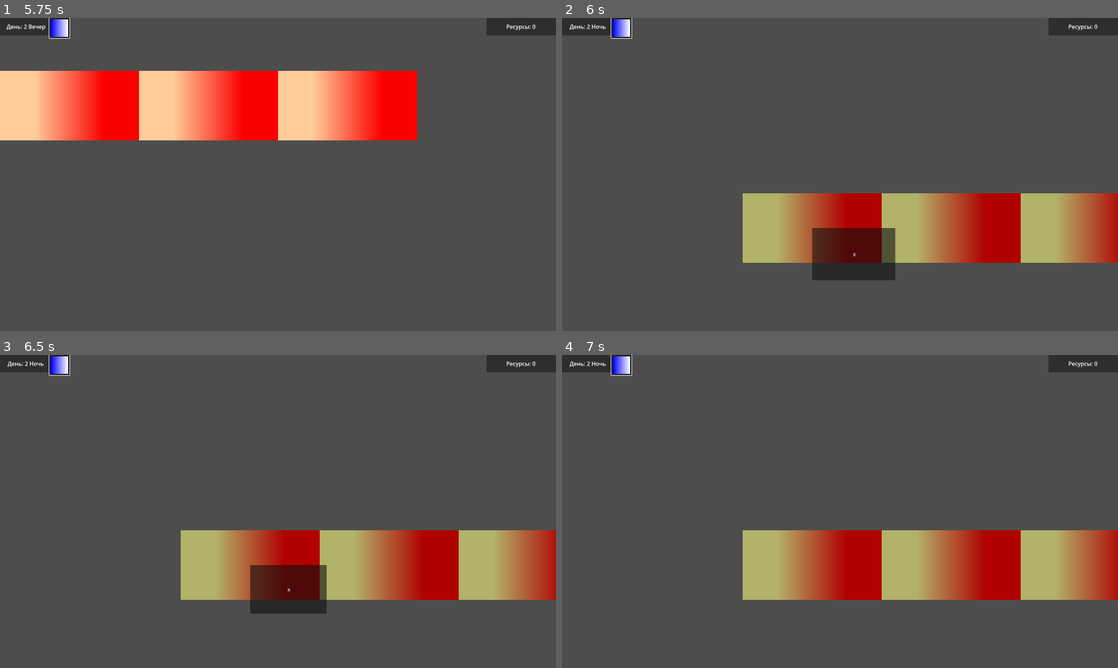
Above: before the commit, frames 1-4 (two rows, left to right).
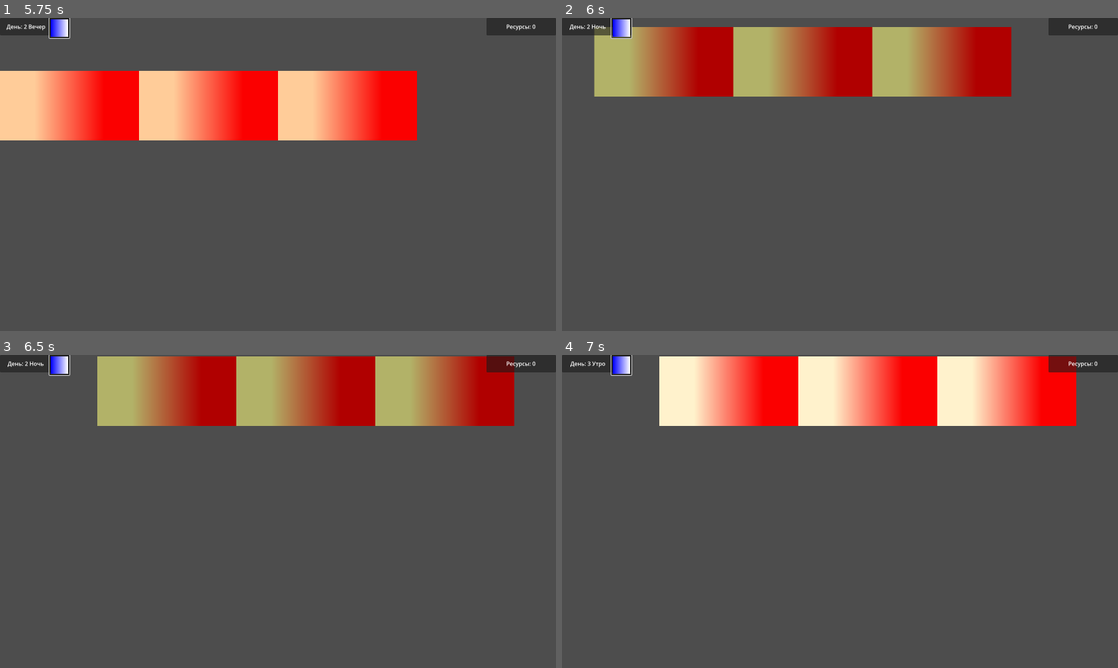
Above: after the commit, the same moments.

Repository: HellsStudios/Hell-s-workers
Game: Godot game, scene res://Scenes/mansion.tscn
The game is run twice, just before and just after one commit, with the same random seed, the same clock (stepped at 60 frames per second) and the same inputs. This scene is started directly instead of the project's main scene.
Inputs (mouse positions are in pixels of both pictures, inside the frame that each line leads up to):
- Up to frame 1 (5.75 s): click (61, 27) at 0.5 s; click (61, 27) at 1.25 s; click (61, 27) at 2 s; tap Enter at 2.75, 4.25 s; drag from (211, 55) to (333, 105) at 2.77 s; tap Space at 3.5 s; drag from (472, 105) to (194, 105) at 3.52 s; move the mouse to (66, 105) at 4.27 s; click (66, 105) at 4.42 s; click "x" at 5 s
- Up to frame 2 (6 s): tap Space at 5.75 s; drag from (812, 237) to (906, 105) at 5.77 s
- Up to frame 3 (6.5 s): no input
- Up to frame 4 (7 s): tap Enter at 6.5 s; move the mouse to (1006, 558) at 6.52 s; click (1006, 558) at 6.67 s

Frame 1 is identical in both runs. In frame 2, 32% of the frame differs, in the area x 5-100%, y 2-84%; in frame 3, 32%; in frame 4, 32%.

Commit message:
Add files via upload

Diff:
--- a/новый-игровой-проект/Scripts/camera_2d.gd
+++ b/новый-игровой-проект/Scripts/camera_2d.gd
@@ -1,34 +1,41 @@
 extends Camera2D
 
-# ───── РУЧНЫЕ ПРЕДЕЛЫ (в пикселях) ──────────────────────────────────────────────
-# Для ноутбука Full-HD (1920×1080) я заложил примерную «карту» 3000×2000.
-# Меняйте цифры, как вам нужно.
 const LIMIT_LEFT   := 0
 const LIMIT_RIGHT  := 1000
 const LIMIT_TOP    := 0
 const LIMIT_BOTTOM := 500
-# ────────────────────────────────────────────────────────────────────────────────
 
 var dragging: bool = false
 var last_mouse_pos: Vector2 = Vector2.ZERO
 
+# ВАЖНО: флаг, позволяющий временно отключать drag
+var drag_enabled: bool = true
+
+func set_drag_enabled(v: bool) -> void:
+	drag_enabled = v
+	if not v:
+		dragging = false  # сразу гасим текущий drag
+
+func cancel_drag() -> void:
+	dragging = false
 
 func _unhandled_input(event: InputEvent) -> void:
-	# ЛКМ нажата / отпущена ─ переключаем режим drag
+	if not drag_enabled:
+		return
+
+	# ЛКМ: нажали/отпустили — включаем/выключаем drag
 	if event is InputEventMouseButton and event.button_index == MOUSE_BUTTON_LEFT:
-		dragging = event.pressed
-		if dragging:
+		if event.pressed:
+			dragging = true
 			last_mouse_pos = event.position
+		else:
+			dragging = false
 
 	# Двигаем камеру, пока тянем
 	elif event is InputEventMouseMotion and dragging:
-		var delta: Vector2 = last_mouse_pos - event.position   # «лист бумаги» эффект
-		position -= delta                                      # (или +=, если нужно наоборот)
-
-		# ─── зажимаем в пределах ────────────────────────────
+		var delta: Vector2 = last_mouse_pos - event.position
+		position -= delta
 		position.x = clamp(position.x, LIMIT_LEFT,  LIMIT_RIGHT)
 		position.y = clamp(position.y, LIMIT_TOP,   LIMIT_BOTTOM)
-		# ────────────────────────────────────────────────────
-
 		last_mouse_pos = event.position
-		get_viewport().set_input_as_handled()  # клик не идёт в другие объекты
+		get_viewport().set_input_as_handled()
--- a/новый-игровой-проект/Scripts/mansion.gd
+++ b/новый-игровой-проект/Scripts/mansion.gd
@@ -2,16 +2,81 @@
 
 #var current_day : int = 1  # текущий день, начинаем с 1
 
-func _on_room_1_input_event(viewport:Node, event:InputEvent, shape_idx:int) -> void:
+# ====== DBG: мышь/ввод после закрытия попапа ======
+var DBG_LOG := true
+var _dbg_watch_active := false
+var _dbg_watch_left := 0
+var _dbg_reason := ""
+var _dbg_motion_count := 0
+
+var _input_quarantine_t := 0.0
+var _cam_proc_prev := true
+var _cam_phys_prev := true
+
+func _start_input_quarantine(sec: float = 0.30) -> void:
+	# глушим мир на sec секунд
+	_input_quarantine_t = max(_input_quarantine_t, sec)
+	if $Camera2D:
+		_cam_proc_prev = $Camera2D.is_processing()
+		_cam_phys_prev = $Camera2D.is_physics_processing()
+		$Camera2D.set_process(false)
+		$Camera2D.set_physics_process(false)
+
+func _dbg(msg: String) -> void:
+	if DBG_LOG:
+		print("[MANSION][DBG] ", msg)
+
+func _dbg_btns_state(event: InputEvent = null) -> String:
+	var pos := get_viewport().get_mouse_position()
+	var l := Input.is_mouse_button_pressed(MOUSE_BUTTON_LEFT)
+	var r := Input.is_mouse_button_pressed(MOUSE_BUTTON_RIGHT)
+	var m := Input.is_mouse_button_pressed(MOUSE_BUTTON_MIDDLE)
+
+	var extra := ""
+	if event is InputEventMouseMotion:
+		extra = " motion_mask=%d rel=%s" % [event.button_mask, event.relative]
+	elif event is InputEventMouseButton:
+		extra = " ev_btn=%d pressed=%s dbl=%s pos=%s" % [event.button_index, event.pressed, event.double_click, event.position]
+
+	return "pos=%s L=%s R=%s M=%s%s" % [str(pos), str(l), str(r), str(m), extra]
+
+func _dbg_start_watch(reason: String, frames := 45) -> void:
+	_dbg_reason = reason
+	_dbg_watch_active = true
+	_dbg_watch_left = frames
+	_dbg_motion_count = 0
+	_dbg("WATCH start (%s), frames=%d | %s" % [_dbg_reason, frames, _dbg_btns_state()])
+
+func _dbg_stop_watch() -> void:
+	_dbg("WATCH stop  (%s). motions=%d | %s" % [_dbg_reason, _dbg_motion_count, _dbg_btns_state()])
+	_dbg_watch_active = false
+	_dbg_reason = ""
+	_dbg_watch_left = 0
+# ====== /DBG ======
+
+func _process(delta: float) -> void:
+	if _input_quarantine_t > 0.0:
+		_input_quarantine_t -= delta
+		if _input_quarantine_t <= 0.0 and $Camera2D:
+			$Camera2D.set_process(_cam_proc_prev)
+			$Camera2D.set_physics_process(_cam_phys_prev)
+
+func _ready() -> void:
+	set_process(true)  # нужно для таймового логирования
+	# ... остальное как у тебя было ...
+
+
+func _on_room_1_input_event(viewport: Node, event: InputEvent, shape_idx: int) -> void:
 	if event is InputEventMouseButton and event.button_index == MOUSE_BUTTON_LEFT and event.pressed:
+		$Camera2D.set_drag_enabled(false)                # ← ВЫКЛ. drag
+		get_viewport().set_input_as_handled()            # ← стопим всплытие в _unhandled_input камеры
 
-		var panel := get_node("/root/Mansion/Room1PopupPanel")                # убедитесь, что путь верный!
-		panel.position = get_node("/root/Mansion/Camera2D/Room1").global_position - get_viewport().get_canvas_transform().origin
+		var panel := $Room1PopupPanel
+		panel.position = $Camera2D/Room1.global_position - get_viewport().get_canvas_transform().origin
 		panel.size = Vector2i(0, 0)
 		panel.visible = true
-
 		var tw := create_tween()
-		tw.tween_property(panel,"size",Vector2i(220, 140),0.3).set_trans(Tween.TRANS_BACK).set_ease(Tween.EASE_OUT)
+		tw.tween_property(panel, "size", Vector2i(220, 140), 0.3).set_trans(Tween.TRANS_BACK).set_ease(Tween.EASE_OUT)
 
 
 func _on_room_2_input_event(viewport: Node, event: InputEvent, shape_idx: int) -> void:   if event is InputEventMouseButton and event.pressed:
@@ -21,6 +86,27 @@
 func _on_room_3_input_event(viewport: Node, event: InputEvent, shape_idx: int) -> void:    if event is InputEventMouseButton and event.pressed:
 		print("Комната 3 нажата")
 
+func _release_mouse_buttons() -> void:
+	var pos := get_viewport().get_mouse_position()
+	for b in [MOUSE_BUTTON_LEFT, MOUSE_BUTTON_RIGHT, MOUSE_BUTTON_MIDDLE]:
+		if Input.is_mouse_button_pressed(b):
+			var ev := InputEventMouseButton.new()
+			ev.button_index = b
+			ev.pressed = false
+			ev.position = pos
+			Input.parse_input_event(ev)
+
+func _on_button_exit_pressed() -> void:
+	var panel := $Room1PopupPanel
+	if panel.get_meta("closing", false):
+		return
+	panel.set_meta("closing", true)
+
+	$Camera2D.cancel_drag()               # ← на всякий
+
+	var tw := create_tween()
+	tw.tween_property(panel, "size", Vector2i(0, 0), 0.25).set_trans(Tween.TRANS_BACK).set_ease(Tween.EASE_IN)
+	tw.tween_callback(Callable(panel, "hide"))
 
 func _on_NextPhaseButton_pressed():
 	GameManager.current_phase += 1
@@ -46,19 +132,18 @@
 				lamp.visible = false
 
 func _on_room_1_popup_panel_popup_hide() -> void:
-	$Room1PopupPanel.set_meta("closing", false) # Replace with function body.
+	$Room1PopupPanel.set_meta("closing", false)
+	$Camera2D.set_drag_enabled(true)      # ← ВКЛ. drag обратно
 
 
-func _on_button_exit_pressed() -> void:
-	var panel := get_node("/root/Mansion/Room1PopupPanel")
-	# если уже запущено закрытие — не стартуем повторно
-	if panel.get_meta("closing", false):
+func _unhandled_input(event: InputEvent) -> void:
+	# Глушим любые мышиные события, пока идёт карантин
+	if _input_quarantine_t > 0.0 and (event is InputEventMouseMotion or event is InputEventMouseButton):
+		get_viewport().set_input_as_handled()
 		return
-	panel.set_meta("closing", true)
 
-	# обратная анимация размера
-	var tw := create_tween()
-	tw.tween_property(panel, "size", Vector2i(0, 0), 0.25).set_trans(Tween.TRANS_BACK).set_ease(Tween.EASE_IN)
-
-	# когда Tween закончится → hide()   (popup_hide стрельнёт сам)
-	tw.tween_callback(Callable(panel, "hide")) # Replace with function body.
+	# Закрытие по ESC (тоже с карантином)
+	if event.is_action_pressed("ui_cancel") and $Room1PopupPanel.visible:
+		_start_input_quarantine(0.30) # длина твоей анимации 0.25с + запас
+		_on_button_exit_pressed()
+		get_viewport().set_input_as_handled()
